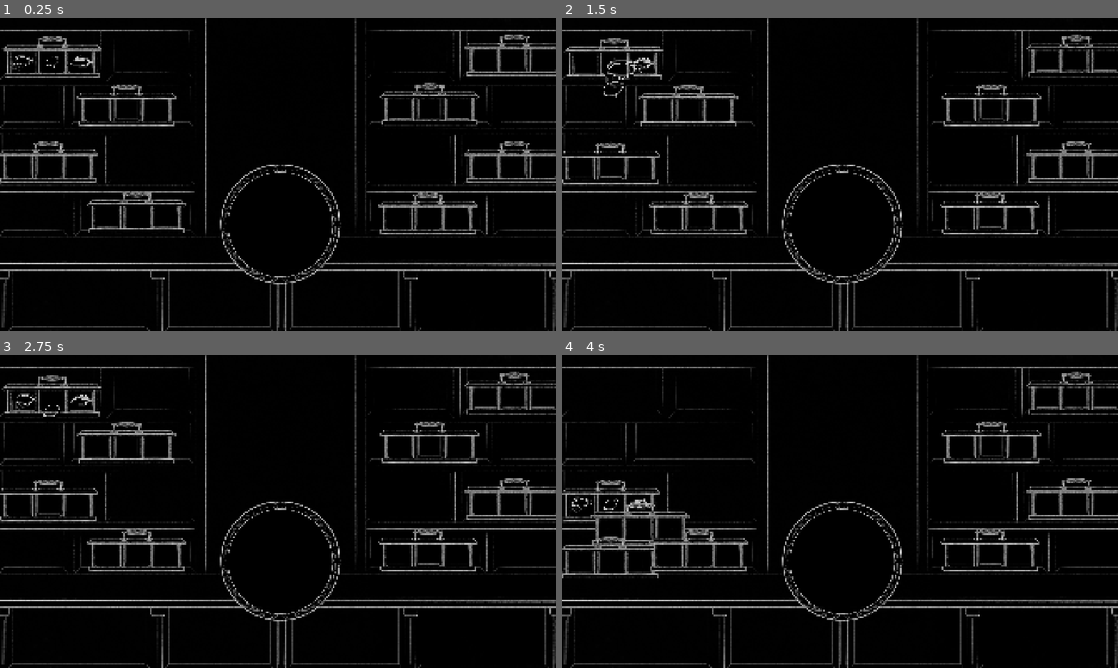
Above: before the commit, frames 1-4 (two rows, left to right).
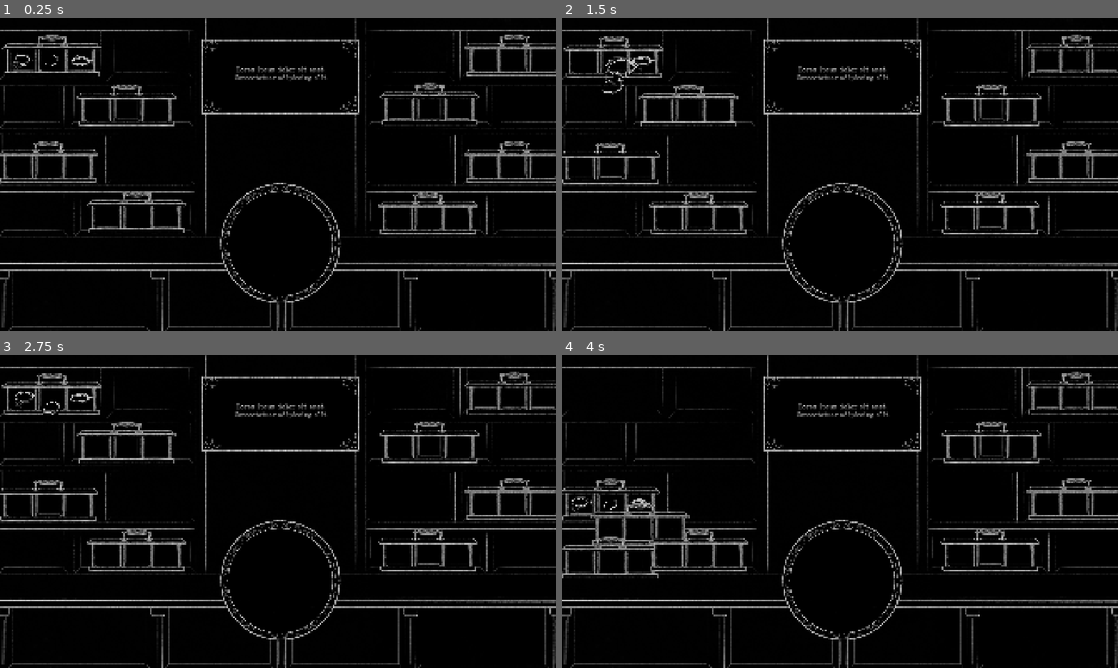
Above: after the commit, the same moments.

Repository: MarkusSecundus/Gamestudies-Experiment
Game: Godot game, scene res://scenes/MainScene.tscn
The game is run twice, just before and just after one commit, with the same random seed, the same clock (stepped at 60 frames per second) and the same inputs. Sound files missing from this copy of the repository are replaced by a short silence.
Inputs (mouse positions are in pixels of both pictures, inside the frame that each line leads up to):
- Up to frame 1 (0.25 s): no input
- Up to frame 2 (1.5 s): drag from (584, 61) to (689, 86) at 0.52 s; drag from (612, 64) to (612, 143) at 1.27 s
- Up to frame 3 (2.75 s): move the mouse to (83, 401) at 2.02 s; click (83, 401) at 2.17 s
- Up to frame 4 (4 s): drag from (612, 376) to (612, 480) at 2.77 s; drag from (689, 423) to (639, 505) at 3.52 s

The runs differ from the first frame. In frame 1, 3.7% of the frame differs, in the area x 0-65%, y 5-92%; in frame 2, 3.7%; in frame 3, 3.6%; in frame 4, 3.5%.

Commit message:
minor WIP

Diff:
--- a/scenes/MainScene.tscn
+++ b/scenes/MainScene.tscn
@@ -43,16 +43,14 @@
 [ext_resource type="Texture2D" uid="uid://nny5p5oxacxb" path="res://art/shop/eye_piedestal.png" id="38_oiest"]
 [ext_resource type="PackedScene" uid="uid://dieqi7fura551" path="res://prefabs/eye_holder.tscn" id="39_f4jp2"]
 [ext_resource type="Script" uid="uid://bf7lv13p2npde" path="res://scripts/EyePiedestal.gd" id="43_2so2y"]
+[ext_resource type="Texture2D" uid="uid://3nt84bbdeiat" path="res://art/shop/text_bubble.png" id="44_7yh6i"]
 
 [sub_resource type="CircleShape2D" id="CircleShape2D_doyhq"]
 radius = 41.0
 
-[sub_resource type="CircleShape2D" id="CircleShape2D_1wiy7"]
-radius = 266.0075
-
 [sub_resource type="Theme" id="Theme_i7ifx"]
 default_font = ExtResource("28_qavw1")
-default_font_size = 32
+default_font_size = 24
 
 [node name="Control" type="Control"]
 layout_mode = 3
@@ -67,18 +65,18 @@
 script = ExtResource("1_4ikpr")
 
 [node name="P1" type="Node2D" parent="PlacementLocations"]
-position = Vector2(14, 212)
+position = Vector2(18, 203)
 script = ExtResource("1_kik7w")
 
 [node name="Right" type="Node2D" parent="PlacementLocations/P1"]
-position = Vector2(310, 0)
+position = Vector2(305, 0)
 
 [node name="P2" type="Node2D" parent="PlacementLocations"]
-position = Vector2(389, 212)
+position = Vector2(389, 203)
 script = ExtResource("1_kik7w")
 
 [node name="Right" type="Node2D" parent="PlacementLocations/P2"]
-position = Vector2(269, 0)
+position = Vector2(258, 0)
 
 [node name="P3" type="Node2D" parent="PlacementLocations"]
 position = Vector2(8, 372)
@@ -326,20 +324,12 @@
 layout_mode = 1
 anchor_right = 1.01
 anchor_bottom = 1.0
-offset_left = 659.0
-offset_top = 81.0
-offset_right = -668.19995
-offset_bottom = -398.0
-mouse_filter = 2
-
-[node name="Background" type="ColorRect" parent="BigEyeShowcase"]
-layout_mode = 1
-anchors_preset = -1
-anchor_right = 1.013
-anchor_bottom = 1.0
-offset_right = -4.0820313
-mouse_filter = 2
-color = Color(0, 0, 0, 1)
+offset_left = 783.0
+offset_top = 521.0
+offset_right = -544.19995
+offset_bottom = 42.0
+scale = Vector2(0.59539735, 0.59539735)
+mouse_filter = 2
 
 [node name="BigEye" type="Node2D" parent="BigEyeShowcase" node_paths=PackedStringArray("destination")]
 z_index = 500
@@ -349,40 +339,29 @@
 color_distance_interval = Vector2(300, 40)
 
 [node name="Eyebrow" type="Sprite2D" parent="BigEyeShowcase/BigEye"]
-visible = false
 position = Vector2(-12.533447, 2.4665222)
 scale = Vector2(0.49291644, 0.49291644)
 texture = ExtResource("2_cfq0f")
 
 [node name="Iris" type="Sprite2D" parent="BigEyeShowcase/BigEye"]
-visible = false
 position = Vector2(-12.533447, 2.4665222)
 scale = Vector2(0.49291644, 0.49291644)
 texture = ExtResource("13_u55b3")
 
 [node name="IrisLineart" type="Sprite2D" parent="BigEyeShowcase/BigEye"]
-visible = false
 position = Vector2(-12.533447, 2.4665222)
 scale = Vector2(0.49291644, 0.49291644)
 texture = ExtResource("5_u55b3")
 
 [node name="Pupil" type="Sprite2D" parent="BigEyeShowcase/BigEye"]
-visible = false
 position = Vector2(-12.533447, 2.4665222)
 scale = Vector2(0.49291644, 0.49291644)
 texture = ExtResource("5_kp0ql")
 
 [node name="Eye" type="Sprite2D" parent="BigEyeShowcase/BigEye"]
-visible = false
 position = Vector2(-12.533447, 2.4665222)
 scale = Vector2(0.49291644, 0.49291644)
 texture = ExtResource("4_o3jky")
-
-[node name="Area2D" type="Area2D" parent="BigEyeShowcase/BigEye"]
-
-[node name="CollisionShape2D" type="CollisionShape2D" parent="BigEyeShowcase/BigEye/Area2D"]
-position = Vector2(-17, 1)
-shape = SubResource("CircleShape2D_1wiy7")
 
 [node name="EyeShapes" type="Control" parent="."]
 visible = false
@@ -838,7 +817,7 @@
 questions = ExtResource("36_u55b3")
 
 [node name="EyePiedestal" type="Sprite2D" parent="."]
-position = Vector2(966, 709)
+position = Vector2(966, 775.99994)
 scale = Vector2(0.40101224, 0.40101218)
 texture = ExtResource("38_oiest")
 region_enabled = true
@@ -848,9 +827,47 @@
 
 [node name="Anchor" type="Node2D" parent="EyePiedestal"]
 
-[connection signal="input_event" from="BigEyeShowcase/BigEye/Area2D" to="BigEyeShowcase/BigEye" method="_on_area_2d_input_event"]
-[connection signal="mouse_entered" from="BigEyeShowcase/BigEye/Area2D" to="BigEyeShowcase/BigEye" method="_on_area_2d_mouse_entered"]
-[connection signal="mouse_exited" from="BigEyeShowcase/BigEye/Area2D" to="BigEyeShowcase/BigEye" method="_on_area_2d_mouse_exited"]
+[node name="TextBubble" type="Control" parent="."]
+anchors_preset = 0
+offset_left = 694.0
+offset_top = 71.0
+offset_right = 1242.0
+offset_bottom = 334.0
+
+[node name="NinePatchRect" type="NinePatchRect" parent="TextBubble"]
+layout_mode = 1
+anchors_preset = -1
+anchor_right = 1.667
+anchor_bottom = 1.667
+scale = Vector2(0.6, 0.6)
+texture = ExtResource("44_7yh6i")
+region_rect = Rect2(1540, 60, 761, 602)
+patch_margin_left = 115
+patch_margin_top = 112
+patch_margin_right = 118
+patch_margin_bottom = 110
+axis_stretch_horizontal = 1
+axis_stretch_vertical = 1
+
+[node name="Label" type="RichTextLabel" parent="TextBubble"]
+modulate = Color(0.75987595, 0.75987595, 0.75987595, 1)
+layout_mode = 1
+anchors_preset = 15
+anchor_right = 1.0
+anchor_bottom = 1.0
+offset_left = 47.0
+offset_top = 37.0
+offset_right = -42.0
+offset_bottom = -36.0
+grow_horizontal = 2
+grow_vertical = 2
+theme = SubResource("Theme_i7ifx")
+text = "
+
+Lorem ipsum dolor sit amet. Consectetuer adipiscing elit"
+horizontal_alignment = 1
+visible_characters_behavior = 3
+
 [connection signal="button_down" from="EyeShapes/EyeHuma1" to="EyeShapes/EyeHuma1" method="_on_button_down"]
 [connection signal="button_up" from="EyeShapes/EyeHuma1" to="EyeShapes/EyeHuma1" method="_on_button_up"]
 [connection signal="mouse_entered" from="EyeShapes/EyeHuma1" to="EyeShapes/EyeHuma1" method="_on_mouse_entered"]
--- a/scripts/AbstractGrabbable.gd
+++ b/scripts/AbstractGrabbable.gd
@@ -16,13 +16,16 @@
 func on_drag_end()->void: pass
 func get_position_difference()->Vector2: return Vector2.ZERO
 
+func perform_drag(cursor_position: Vector2, _delta: float)->void:
+	self.global_position = cursor_position
+
 func _process(delta: float) -> void:
 	const INTERPOLATION_FACTOR = 2
 
 	var drag_was_performed = false
 	if Input.is_mouse_button_pressed(MOUSE_BUTTON_LEFT):
 		if _is_being_grabbed:
-			self.global_position = get_viewport().get_mouse_position() + move_offset
+			perform_drag(get_viewport().get_mouse_position() + move_offset, delta)
 			drag_was_performed = true
 	else:
 		var was_being_grabbed = _is_being_grabbed
--- a/scripts/old/GameManager.gd
+++ b/scripts/old/GameManager.gd
@@ -5,7 +5,6 @@
 
 @export var questions : QuestionsList
 
-#@onready var _questions := _load_questions(_questions_path)
 @onready var _questions : PackedStringArray = self.questions.questions
 
 var _active_question_idx : int = -1
@@ -38,23 +37,3 @@
 	f.seek_end()
 	f.store_line(to_append)
 	f.close()
-
-static func _load_questions(path: String)->PackedStringArray:
-	var ret : PackedStringArray = []
-	var current : String = ""
-	var f := FileAccess.open(path, FileAccess.READ)
-
-	while not f.eof_reached():
-		var line := f.get_line()
-		if line.length() > 0 and line[0] == "-":
-			if not current.strip_edges().is_empty():
-				ret.append(current)
-				current = ""
-		else:
-			current += "\n" + line
-	if not current.strip_edges().is_empty():
-		ret.append(current)
-		current = ""
-
-	f.close()
-	return ret
Binary file added: art/shop/text_bubble.png
Not shown, added: art/shop/text_bubble.png.import
